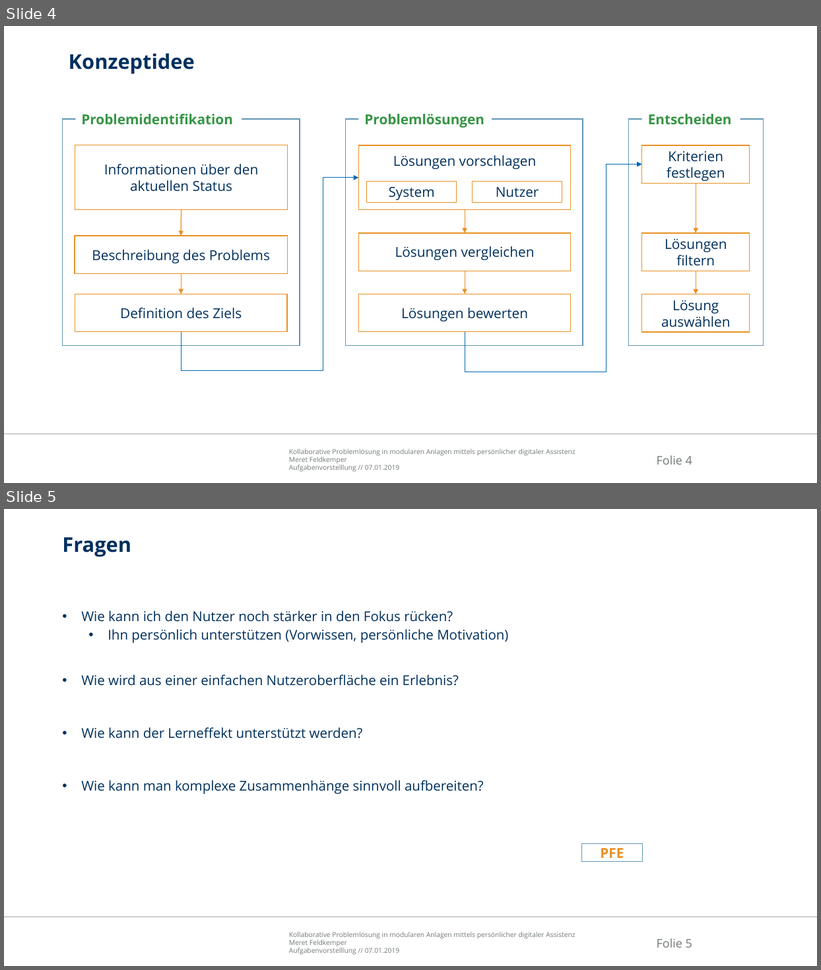
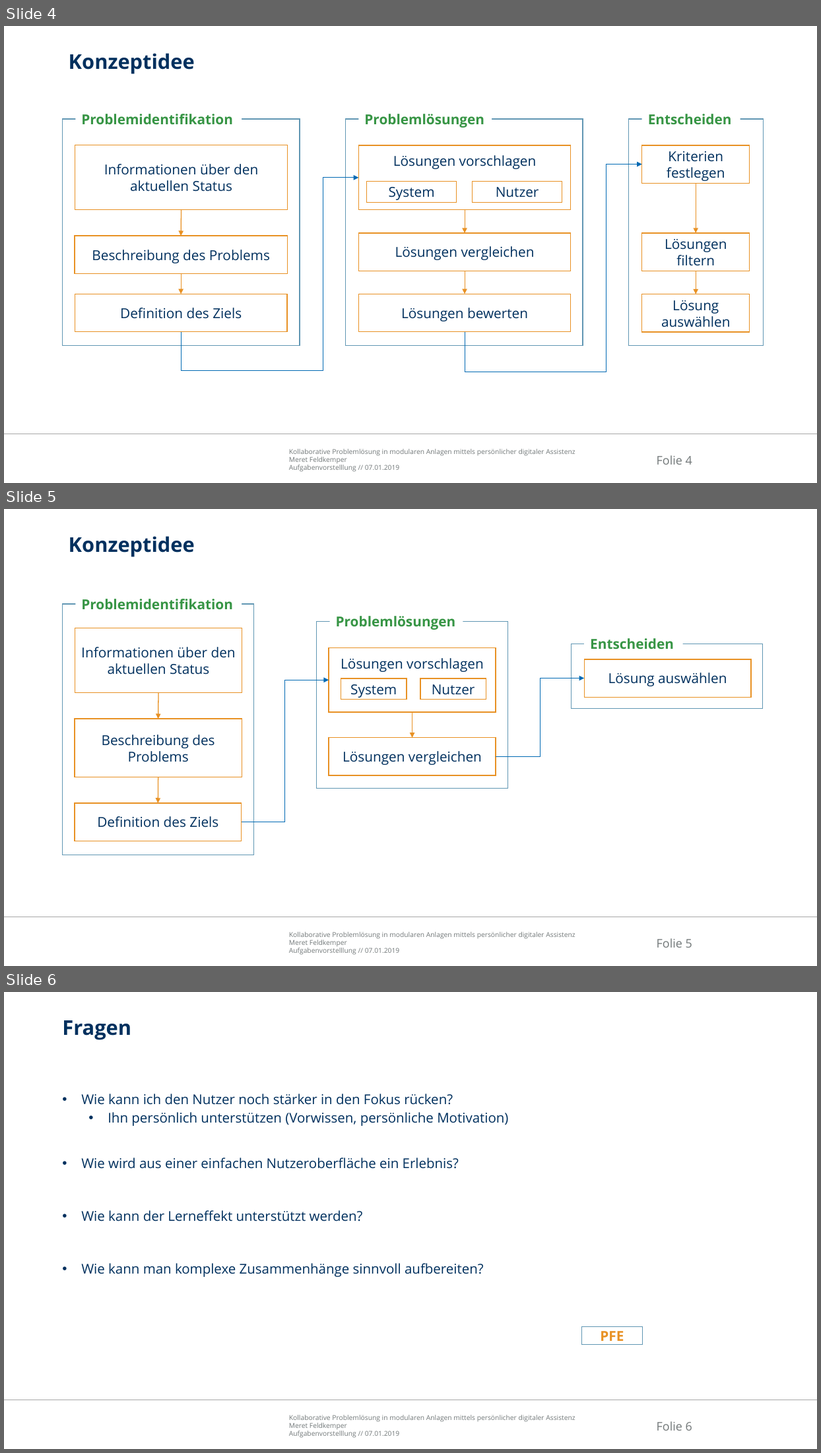
Before and after one commit to Ral3007/Diplomarbeit, a slide deck: Dokumente/Präsentationen/2019-01-24_DA_Feldkemper_Treffen_Krzywinski.pptx. Shown one above the other, each under a label of ours: slides 4 and 5 before the commit, slides 4, 5 and 6 after it. The pictures are 821x970 and 821x1453 pixels, drawn with LibreOffice and Linux fonts; fonts in the diff are those of the drawing; background and template pictures are left out. Boxes give left, top, right and bottom in pixels: in the first picture for what was removed or moved away, otherwise in the second. Text is boxed around its words. In the diff, an @@ line names an element or a change of style, - is before the commit and + after.

```diff
--- a/Dokumente/Präsentationen/2019-01-24_DA_Feldkemper_Treffen_Krzywinski.pptx
+++ b/Dokumente/Präsentationen/2019-01-24_DA_Feldkemper_Treffen_Krzywinski.pptx
@@ slide 5 added at bbox=[4, 509, 817, 966], background #FFFFFF; not listed: 3 template elements that a slide beside it also shows @@
@@ title added at bbox=[69, 536, 195, 557], 24 pt, text #00305E, bold @@
+Konzeptidee
@@ rectangle added at bbox=[63, 604, 254, 855], fill #FFFFFF, outline #6096B3 1 pt @@
@@ text added at bbox=[81, 599, 233, 609], 16.2 pt, text #379545, bold @@
+Problemidentifikation
@@ rectangle added at bbox=[75, 628, 242, 693], fill #FFFFFF, outline #E89124 1 pt, 16.2 pt, text #00305E @@
+Informationen über den aktuellen Status
@@ rectangle added at bbox=[572, 644, 763, 709], fill #FFFFFF, outline #6096B3 1 pt @@
@@ text added at bbox=[590, 638, 674, 649], 16.2 pt, text #379545, bold @@
+Entscheiden
@@ rectangle added at bbox=[585, 659, 752, 698], fill #FFFFFF, outline #E89124 1 pt, 16.2 pt, text #00305E @@
+Lösung auswählen
@@ elbow arrow added from (242, 823) to (329, 681), #0069B3 0.75 pt @@
@@ rectangle added at bbox=[341, 679, 407, 699], fill #FFFFFF, outline #E89124 1 pt, 16.2 pt, text #00305E @@
+System
@@ rectangle added at bbox=[420, 679, 486, 699], fill #FFFFFF, outline #E89124 1 pt, 16.2 pt, text #00305E @@
+Nutzer
@@ elbow arrow added from (496, 757) to (585, 679), #0069B3 0.5 pt @@
@@ arrow added from (158, 693) to (158, 719), #E89124 1 pt @@
@@ rectangle added at bbox=[75, 719, 242, 777], fill #FFFFFF, outline #E89124 1 pt, 16.2 pt, text #00305E @@
+Beschreibung des Problems
@@ arrow added from (412, 712) to (412, 738), #E89124 0.5 pt @@
@@ group added at bbox=[317, 616, 508, 788]: 3 rectangles, 1 text @@
+Problemlösungen
+Lösungen vorschlagen
+Lösungen vergleichen
@@ arrow added from (158, 778) to (158, 803), #E89124 1 pt @@
@@ rectangle added at bbox=[75, 803, 242, 842], fill #FFFFFF, outline #E89124 1 pt, 16.2 pt, text #00305E @@
+Definition des Ziels
@@ what was slide 5 is now slide 6 @@
@@ page number at bbox=[657, 1422, 692, 1431]: text changed @@
-Folie 5
+Folie 6
```
Also in this commit, not shown: 24 other files.
